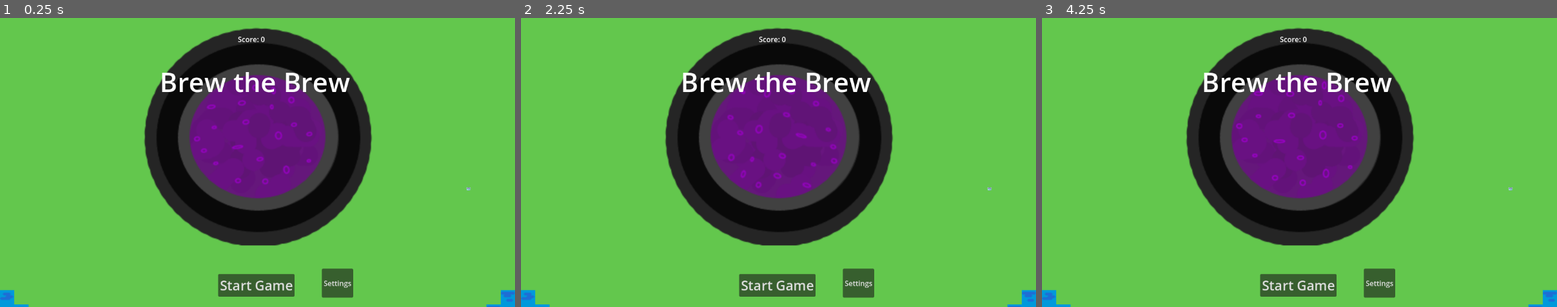
Above: before the commit, frames 1-3 (left to right).
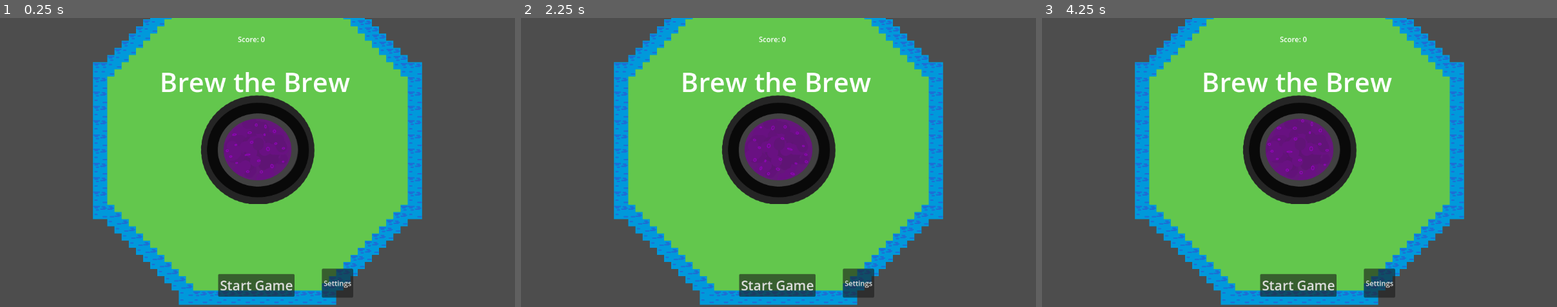
Above: after the commit, the same moments.

Repository: archimbald4488/FGJ2025
Game: Godot game, scene res://scenes/map.tscn
Same seed, same stepped clock (60 frames per second), same inputs: the game is played once before the commit and once after it.
Inputs (mouse positions are in pixels of both pictures, inside the frame that each line leads up to):
- Up to frame 1 (0.25 s): no input
- Up to frame 2 (2.25 s): move the mouse to (891, 148) at 0.52 s; hold D (right) 0.53-1.28 s; click (891, 148) at 0.6 s; move the mouse to (675, 176) at 1.27 s; hold S (down) 1.28-2.03 s; click (675, 176) at 1.35 s; move the mouse to (830, 98) at 2.02 s; hold D (right) from 2.03 s (still down); click (830, 98) at 2.1 s
- Up to frame 3 (4.25 s): move the mouse to (1273, 220) at 2.77 s; release D (right) at 2.78 s; hold W (up) 2.78-3.53 s; click (1273, 220) at 2.85 s; move the mouse to (1454, 205) at 3.52 s; hold A (left) from 3.53 s (still down); click (1454, 205) at 3.6 s

The runs differ from the first frame. In frame 1, 77% of the frame differs, in the area x 0-100%, y 0-100%; in frame 2, 77%; in frame 3, 77%.

Commit message:
Added enemy collisions, hp, game over screen

Diff:
--- a/scenes/hud.gd
+++ b/scenes/hud.gd
@@ -66,3 +66,7 @@
 	else:
 		get_tree().paused = true  # Pause the game
 		pause_button.text = "Resume"  # Change button text to "Resume"
+
+func _on_timer_timeout():
+	$BigMessage.hide()
+	$SmallMessage.hide()
--- a/scenes/map.gd
+++ b/scenes/map.gd
@@ -19,6 +19,7 @@
 func new_game():
 	$Player.position = $StartPosition.position
 	$Player.show()
+	$Player.health = 10
 	$Player.start()
 	start_spawning()
 
--- a/scenes/map.tscn
+++ b/scenes/map.tscn
@@ -6,7 +6,6 @@
 [ext_resource type="PackedScene" uid="uid://cp84t5412c2l7" path="res://scenes/hud.tscn" id="4_wihdx"]
 [ext_resource type="PackedScene" uid="uid://ni0bal3rv040" path="res://scenes/cauldron.tscn" id="5_22xbv"]
 [ext_resource type="Script" path="res://scenes/cauldron.gd" id="6_2idbb"]
-[ext_resource type="PackedScene" uid="uid://bkp07ucalvdqe" path="res://scenes/powerups/powerup.tscn" id="7_tccl7"]
 [ext_resource type="AudioStream" uid="uid://351cv7k5vs5f" path="res://assets/Music/Something Brewing.wav" id="6_wawty"]
 [ext_resource type="AudioStream" uid="uid://vbf1lqlcqwfm" path="res://assets/Music/Boiling point.wav" id="7_0uqrk"]
 [ext_resource type="AudioStream" uid="uid://bqmaohmvxs6fn" path="res://assets/Music/FGJ3.wav" id="7_cmvh3"]
@@ -460,11 +459,10 @@
 [node name="Player" parent="." instance=ExtResource("2_2hccj")]
 position = Vector2(-1, 34)
 scale = Vector2(0.2, 0.2)
-health = 0
+health = 10
 metadata/_edit_group_ = true
 
 [node name="Camera2D" type="Camera2D" parent="Player"]
-zoom = Vector2(2, 2)
 position_smoothing_enabled = true
 
 [node name="HUD" parent="Player/Camera2D" instance=ExtResource("4_wihdx")]
@@ -498,11 +496,8 @@
 [node name="Cauldron" parent="." instance=ExtResource("5_22xbv")]
 script = ExtResource("6_2idbb")
 
-[node name="powerup" parent="." instance=ExtResource("7_tccl7")]
-position = Vector2(235, 63)
-scale = Vector2(0.1, 0.1)
-
 [node name="StartPosition" type="Marker2D" parent="."]
 position = Vector2(-170, 0)
 
+[connection signal="player_died" from="Player" to="Player/Camera2D/HUD" method="show_game_over"]
 [connection signal="start_game" from="Player/Camera2D/HUD" to="." method="new_game"]
--- a/scenes/player/player.gd
+++ b/scenes/player/player.gd
@@ -1,4 +1,6 @@
 extends CharacterBody2D
+
+signal player_died
 
 @export var speed = 200
 @export var health: int
@@ -75,6 +77,20 @@
 		velocity = velocity.limit_length(speed)
 	move_and_slide()
 
+	# Check if any collisions occurred
+	for i in range(get_slide_collision_count()):
+		var collision = get_slide_collision(i)
+
+		var collided_object = collision.get_collider()
+		if collided_object and collided_object.is_in_group("Enemy"):
+			print("Collided with an enemy!")
+			health -= 1
+			if health <= 0:
+				print("player died.")
+				game_over()
+				emit_signal("player_died")
+
+
 #Check if enemy is in attack hitbox and deal damage
 func _on_attack_body_entered(body: Node2D) -> void:
 	print("Body entered:", body)
